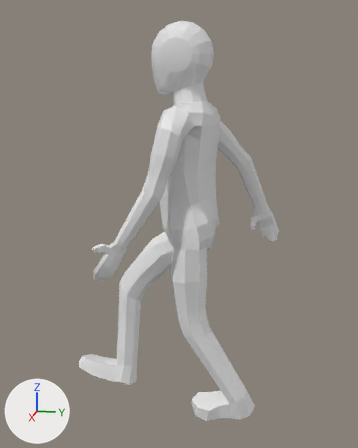
The glTF model assets/models/character_rigged.gltf: old version first, new version second.
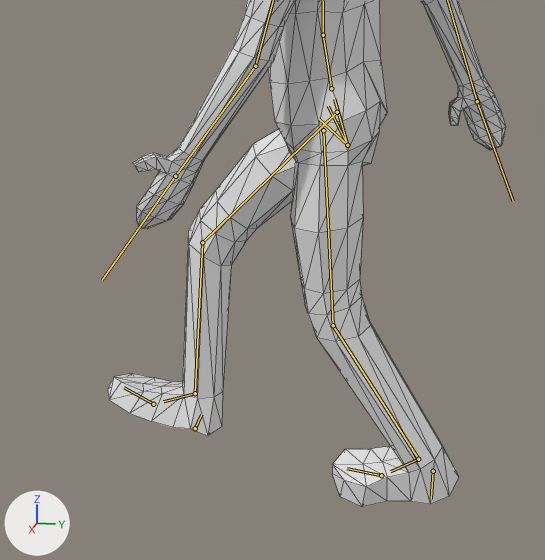
Each version appears first whole from a 50 mm camera at (2.408, 0.431, 1.613) aimed at (-0.019, -0.055, 1.006), and next in a close-up on the part from 7% to 83% of the width and 37% to 100% of the height. Arrows for +X, +Y and +Z are at lower left; the lights stay in place. Both versions are drawn at frame 0 of the action 'WalkBake'; the numbers are the values there. The bones that bend it are drawn over the model as lines in the close-ups. The close-ups show mesh edges as thin lines.
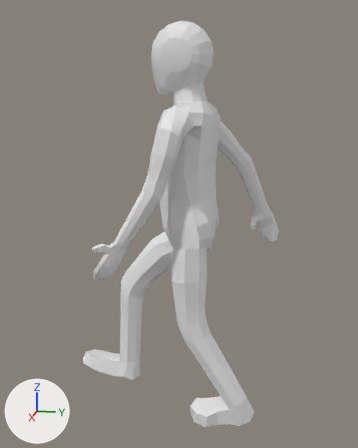
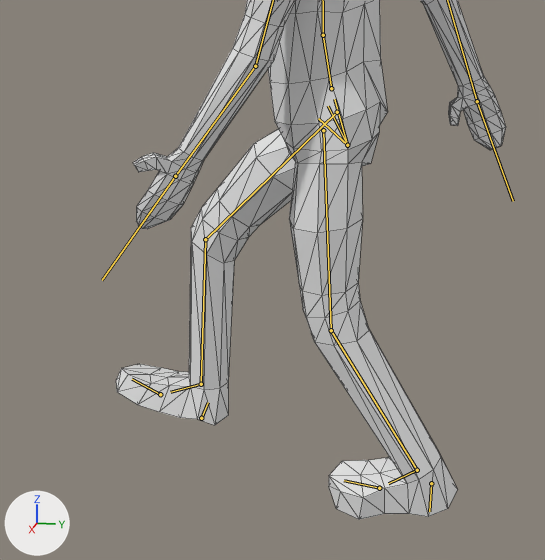
What changed in the scene script:
```text
Change bone_thigh_l:
    where bone_thigh_l = bpy.data.objects['metarig'].pose.bones['thigh.L']  # child of 'spine'
    bone_thigh_l.rotation_quaternion: (0.998, 0.023, 0.039, 0.048) -> (0.999, 0.024, 0.039, 0.022)  # degrees (3, 4, 6) -> degrees (3, 4, 3)
Change bone_thigh_r:
    where bone_thigh_r = bpy.data.objects['metarig'].pose.bones['thigh.R']  # child of 'spine'
    bone_thigh_r.rotation_quaternion: (0.928, -0.37, -0.023, -0.026) -> (0.929, -0.369, -0.037, 0.008)  # degrees (-43, -4, -2) -> degrees (-43, -4, 2)
```

Changed parts and their boxes [x1, y1, x2, y2] in the close-ups (545 x 560 px):
'Sphere', posed: before [108, 0, 506, 507]; after [116, 0, 506, 520]
bone 'thigh.L', root to tip: before (323, 130) to (333, 325); after (323, 130) to (331, 330)
bone 'thigh.R', root to tip: before (337, 112) to (202, 242); after (337, 112) to (205, 239)
